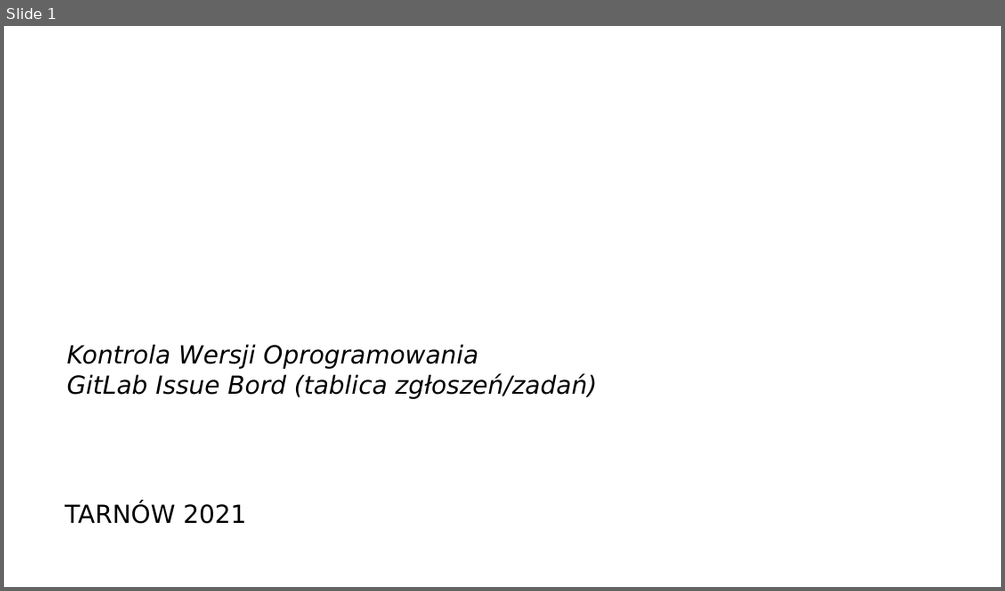
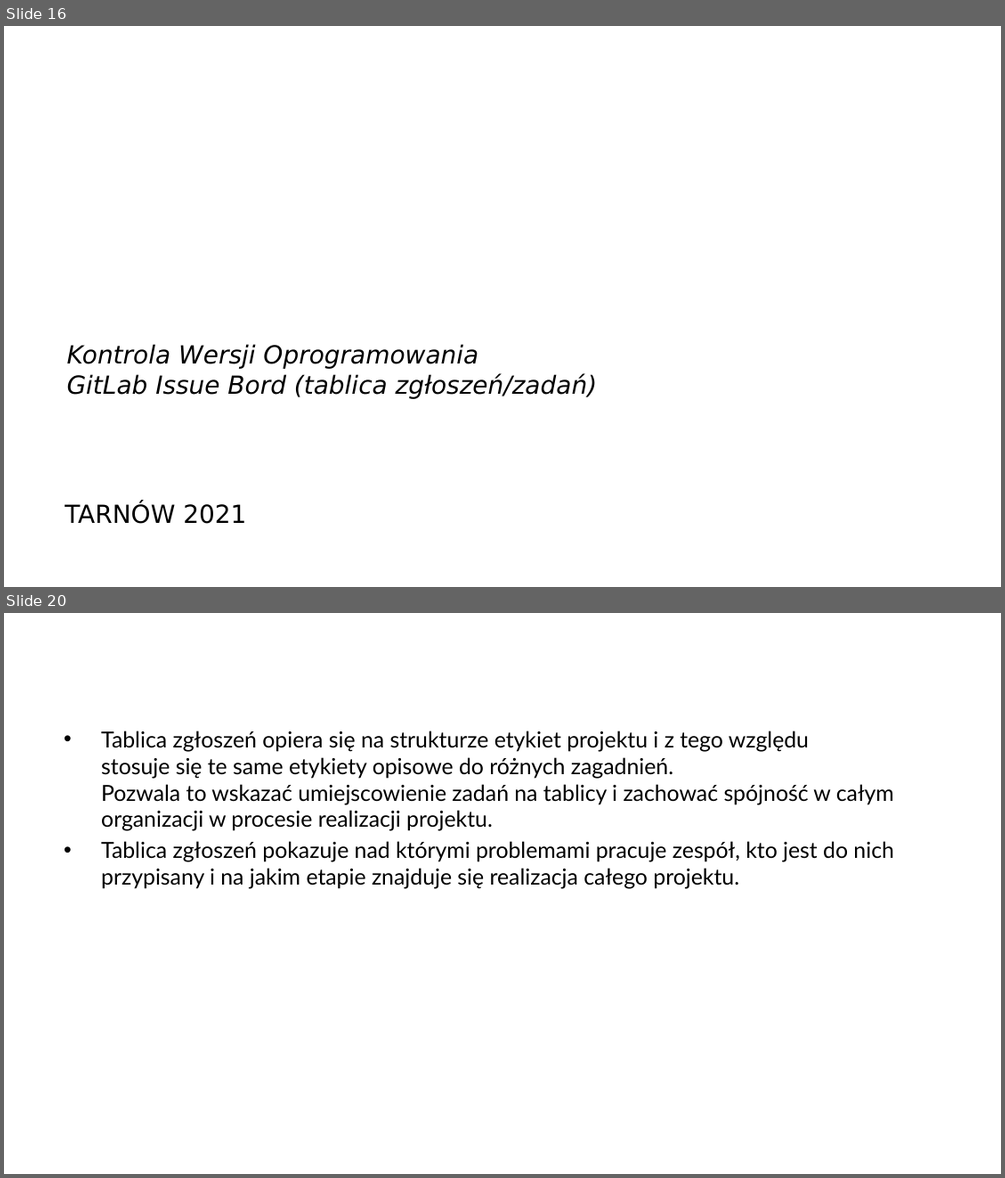
Before and after one commit to arturkwiek/gitlab-tutorial, a slide deck: 09. Git - tutorial - 4 drogi wykorzystania tablicy zgłoszeń.pptx. Shown one above the other, each under a label of ours: slide 1 before the commit, slides 16 and 20 after it; the slides between them are not shown. The pictures are 1005x591 and 1005x1178 pixels, drawn with LibreOffice and Linux fonts; fonts in the diff are those of the drawing; background and template pictures are left out. Boxes give left, top, right and bottom in pixels: in the first picture for what was removed or moved away, otherwise in the second. Text is boxed around its words. In the diff, an @@ line names an element or a change of style, - is before the commit and + after.

```diff
--- a/09. Git - tutorial - 4 drogi wykorzystania tablicy zgłoszeń.pptx
+++ b/09. Git - tutorial - 4 drogi wykorzystania tablicy zgłoszeń.pptx
@@ slide 20 added at (4, 613, 1001, 1174), background picture (left out) @@
@@ text added at (101, 730, 894, 889), 16 pt, text #000000 @@
+• Tablica zgłoszeń opiera się na strukturze etykiet projektu i z tego względu
+  stosuje się te same etykiety opisowe do różnych zagadnień.
+  Pozwala to wskazać umiejscowienie zadań na tablicy i zachować spójność w całym organizacji w procesie realizacji projektu.
+• Tablica zgłoszeń pokazuje nad którymi problemami pracuje zespół, kto jest do nich przypisany i na jakim etapie znajduje się realizacja całego projektu.
@@ what was slide 1 is now slide 16 @@
```
Also in this commit, not shown: 13 slides changed, 6 other slides added.
